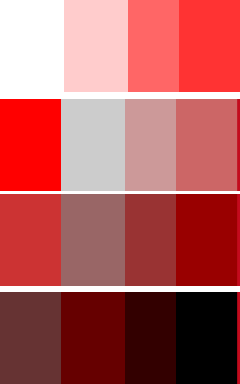
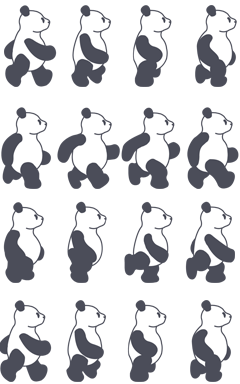
The second 240 × 384 image is a revision of the first. Changes to its layers:
added layer "Layer 5 copy 3" above "Layer 5 copy 2" over [0, 300, 232, 382]
added layer "Layer 5 copy 2" above "Layer 5 copy" over [3, 201, 235, 283]
added layer "Layer 5 copy" above "Layer 5" over [1, 107, 239, 189]
added layer "Layer 5" above "Layer 4 copy 3" over [4, 5, 237, 87]
hid "Layer 4 copy 3" over [176, 292, 240, 384]
hid "Layer 3 copy 3" over [125, 292, 176, 384]
hid "Layer 2 copy 3" over [61, 292, 125, 384]
hid "Layer 1 copy 3" over [0, 292, 61, 384]
hid "Layer 4 copy 2" over [176, 194, 240, 286]
hid "Layer 3 copy 2" over [125, 194, 176, 286]
hid "Layer 2 copy 2" over [61, 194, 125, 286]
hid "Layer 1 copy 2" over [0, 194, 61, 286]
hid "Layer 4 copy" over [176, 99, 240, 191]
hid "Layer 3 copy" over [125, 99, 176, 191]
hid "Layer 2 copy" over [61, 99, 125, 191]
hid "Layer 1 copy" over [0, 99, 61, 191]
hid "Layer 4" over [179, 0, 240, 92]
hid "Layer 3" over [128, 0, 179, 92]
hid "Layer 2" over [64, 0, 128, 92]
hid "Layer 1" over [4, 5, 57, 87]
hid "Layer 0" over [4, 3, 237, 381]
